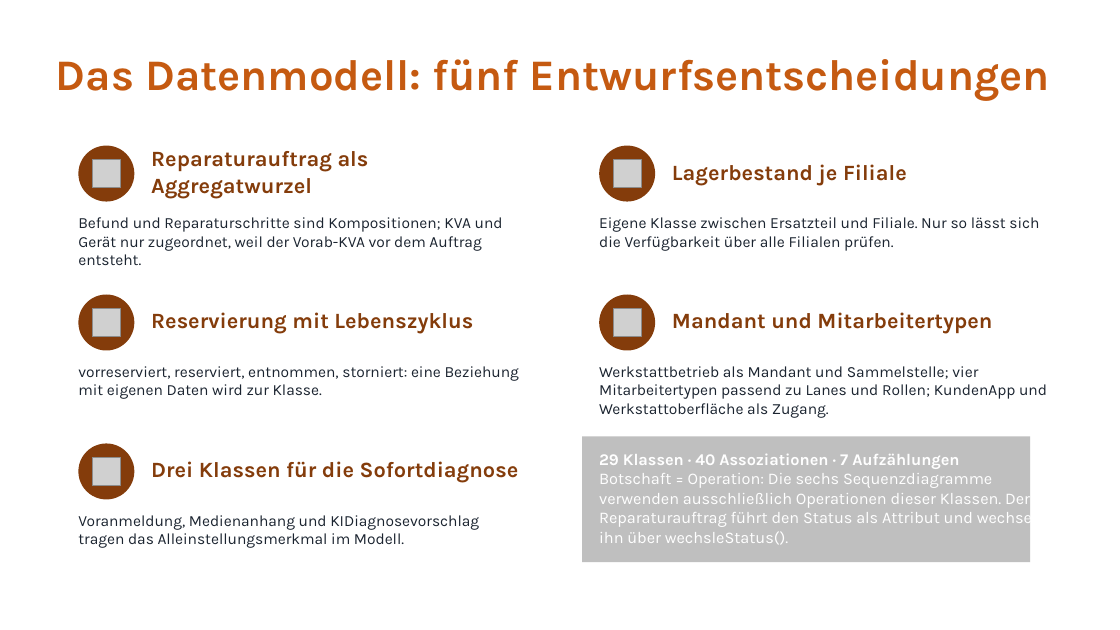
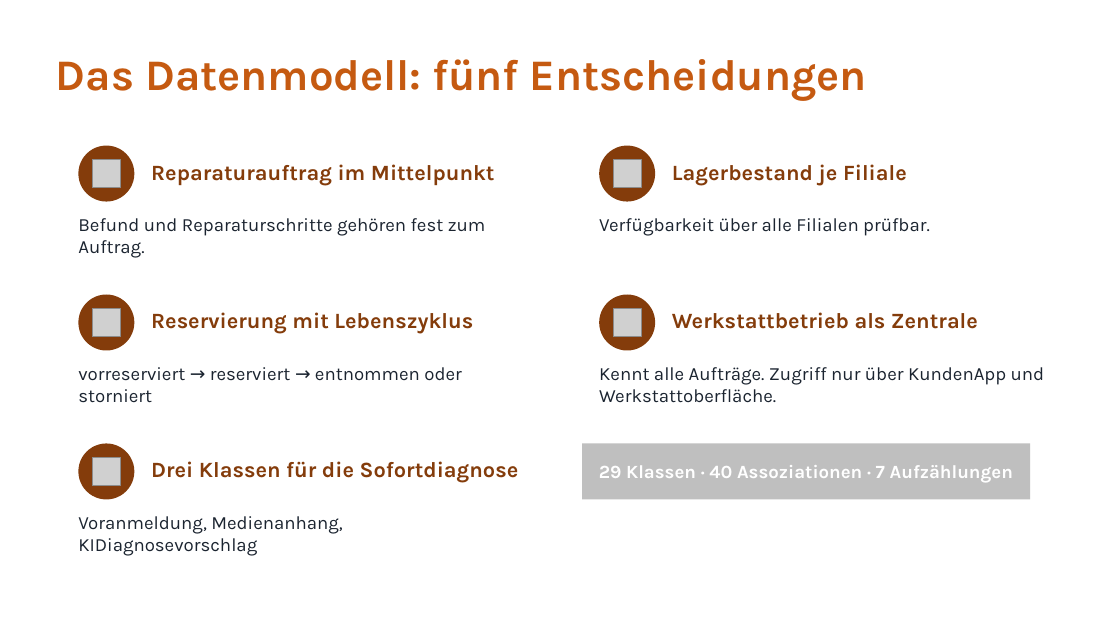
Before and after one commit to jakobschwan123-cmd/casestudy-semester-3, a slide deck: slide 13 of 4_praesentation/Abschlusspraesentation.pptx. Drawn at 1120x630 pixels with LibreOffice and Linux fonts; fonts in the diff are those of the drawing; grey boxes stand for pictures. Boxes give left, top, right and bottom in pixels: in the first picture for what was removed or moved away, otherwise in the second. Text is boxed around its words. In the diff, an @@ line names an element or a change of style, - is before the commit and + after.

```diff
--- a/4_praesentation/Abschlusspraesentation.pptx
+++ b/4_praesentation/Abschlusspraesentation.pptx
@@ text at (56,59,867,101): text changed @@
-Das Datenmodell: fünf Entwurfsentscheidungen
+Das Datenmodell: fünf Entscheidungen
@@ text at (151,164,495,186): text changed @@
-Reparaturauftrag als Aggregatwurzel
+Reparaturauftrag im Mittelpunkt
@@ text at (78,218,486,258): text changed; size 10 to 12 pt @@
-Befund und Reparaturschritte sind Kompositionen; KVA und Gerät nur zugeordnet, weil der Vorab-KVA vor dem Auftrag entsteht.
+Befund und Reparaturschritte gehören fest zum Auftrag.
@@ text at (599,218,930,236): text changed; size 10 to 12 pt @@
-Eigene Klasse zwischen Ersatzteil und Filiale. Nur so lässt sich die Verfügbarkeit über alle Filialen prüfen.
+Verfügbarkeit über alle Filialen prüfbar.
@@ text at (672,312,978,329): text changed @@
-Mandant und Mitarbeitertypen
+Werkstattbetrieb als Zentrale
@@ text at (78,367,462,403): text changed; size 10 to 12 pt @@
-vorreserviert, reserviert, entnommen, storniert: eine Beziehung mit eigenen Daten wird zur Klasse.
+vorreserviert → reserviert → entnommen oder storniert
@@ text at (599,367,1045,403): text changed; size 10 to 12 pt @@
-Werkstattbetrieb als Mandant und Sammelstelle; vier Mitarbeitertypen passend zu Lanes und Rollen; KundenApp und Werkstattoberfläche als Zugang.
+Kennt alle Aufträge. Zugriff nur über KundenApp und Werkstattoberfläche.
@@ rounded rectangle: place and size @@
-rounded rectangle at (582,437,1030,562)
+rounded rectangle at (582,444,1030,500)
@@ text "29 Klassen · 40 Assoziationen ...": place and size @@
-text "29 Klassen · 40 Assoziationen ..." at (599,454,1043,544)
+text "29 Klassen · 40 Assoziationen ..." at (599,465,1013,482)
@@ text "29 Klassen · 40 Assoziationen ..." at (599,465,1013,482): size 10.5 to 12 pt; alignment left to centre @@
@@ text at (599,473,1043,544): paragraph removed @@
-Botschaft = Operation: Die sechs Sequenzdiagramme verwenden ausschließlich Operationen dieser Klassen. Der Reparaturauftrag führt den Status als Attribut und wechselt ihn über wechsleStatus().
@@ text at (78,516,342,556): text changed; size 10 to 12 pt @@
-Voranmeldung, Medienanhang und KIDiagnosevorschlag tragen das Alleinstellungsmerkmal im Modell.
+Voranmeldung, Medienanhang, KIDiagnosevorschlag
```
Also in this commit, not shown: 6 other slides changed, 2 other files.
